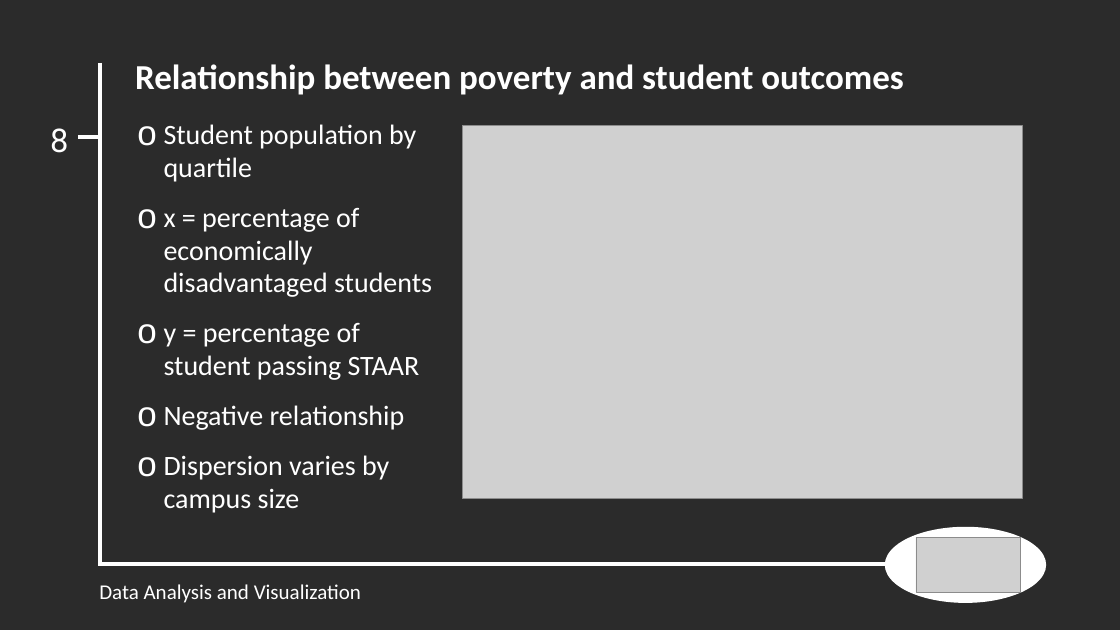
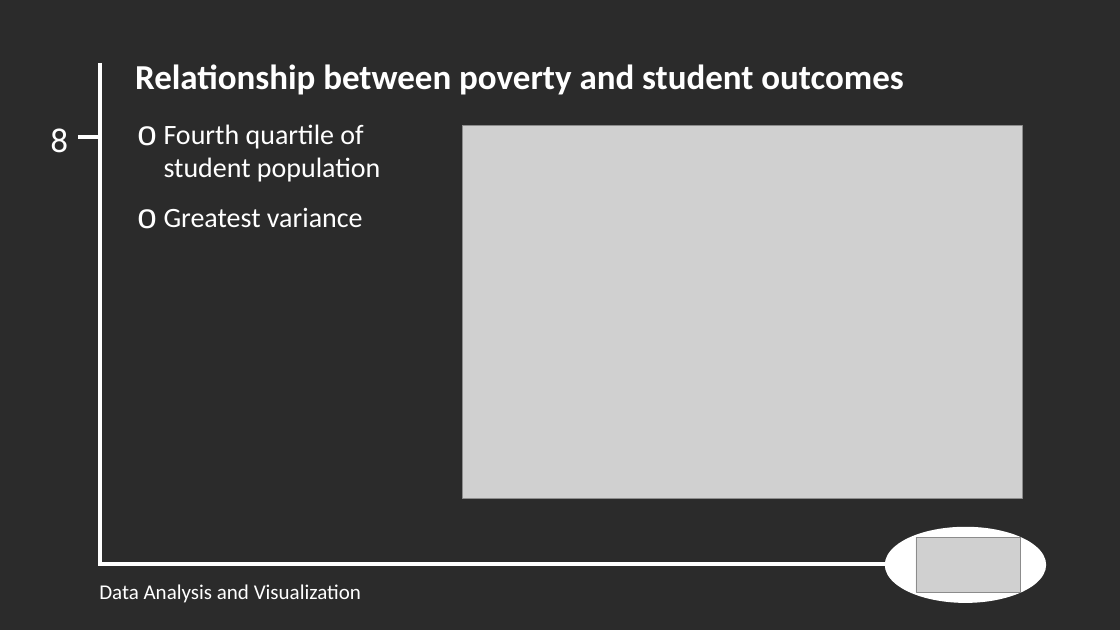
Before and after one commit to schoolperformanceproject/BetterSchools, a slide deck: slide 8 of EdPresentation.pptx. Drawn at 1120x630 pixels with LibreOffice and Linux fonts; fonts in the diff are those of the drawing; grey boxes stand for pictures; background and template pictures are left out; a plain dark background stands for a picture behind light text. Boxes give left, top, right and bottom in pixels: in the first picture for what was removed or moved away, otherwise in the second. Text is boxed around its words. In the diff, an @@ line names an element or a change of style, - is before the commit and + after.

```diff
--- a/EdPresentation.pptx
+++ b/EdPresentation.pptx
@@ text at [164,124,380,227]: text changed @@
-  o Student population by quartile
-  o x = percentage of economically disadvantaged students
-  o y = percentage of student passing STAAR
-  o Negative relationship
-  o Dispersion varies by campus size
+  o Fourth quartile of student population
+  o Greatest variance
```
Also in this commit, not shown: 6 other slides changed, 1 other file.
